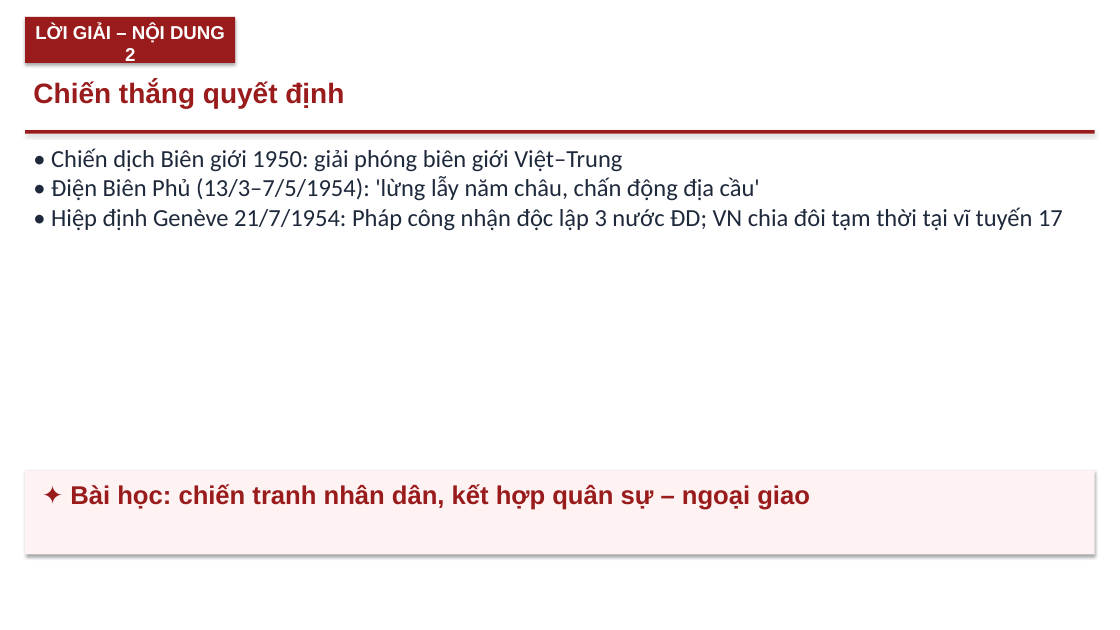
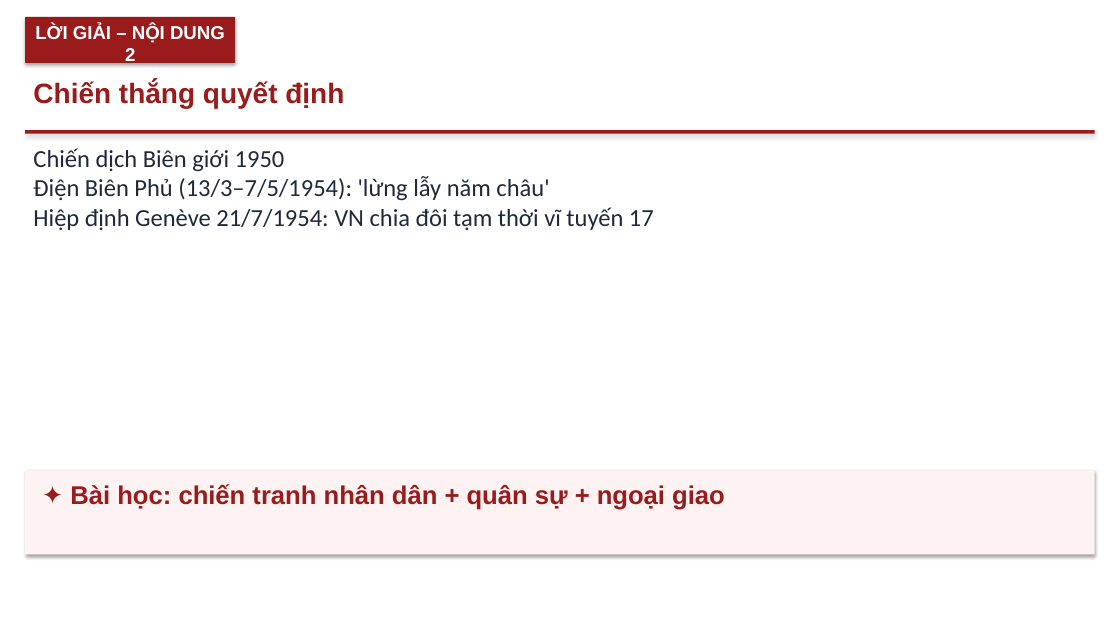
Before and after one commit to Trangtu66/Taode_thi_online, a slide deck: slide 7 of mon/lich_su/slide/lop12/Slide_LICHSU12_Bài_7_Kháng_chiến_chống_Pháp_TT18-20.pptx (slide 6 before the commit). Drawn at 1120x630 pixels with LibreOffice and Linux fonts; fonts in the diff are those of the drawing. Boxes give left, top, right and bottom in pixels: in the first picture for what was removed or moved away, otherwise in the second. Text is boxed around its words. In the diff, an @@ line names an element or a change of style, - is before the commit and + after.

```diff
--- a/mon/lich_su/slide/lop12/Slide_LICHSU12_Bài_7_Kháng_chiến_chống_Pháp_TT18-20.pptx
+++ b/mon/lich_su/slide/lop12/Slide_LICHSU12_Bài_7_Kháng_chiến_chống_Pháp_TT18-20.pptx
@@ text at (x1=33, y1=148, x2=654, y2=230): text changed @@
-• Chiến dịch Biên giới 1950: giải phóng biên giới Việt–Trung
-• Điện Biên Phủ (13/3–7/5/1954): 'lừng lẫy năm châu, chấn động địa cầu'
-• Hiệp định Genève 21/7/1954: Pháp công nhận độc lập 3 nước ĐD; VN chia đôi tạm thời tại vĩ tuyến 17
+Chiến dịch Biên giới 1950
+Điện Biên Phủ (13/3–7/5/1954): 'lừng lẫy năm châu'
+Hiệp định Genève 21/7/1954: VN chia đôi tạm thời vĩ tuyến 17
@@ text at (x1=70, y1=484, x2=725, y2=510): text changed @@
-✦ Bài học: chiến tranh nhân dân, kết hợp quân sự – ngoại giao
+✦ Bài học: chiến tranh nhân dân + quân sự + ngoại giao
```
Also in this commit, not shown: 5 other slides changed, 1 slide added, 33 other files.
